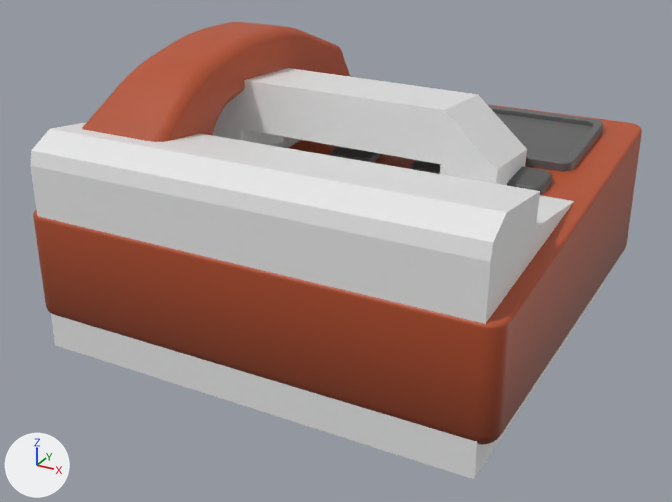
One commit to the FBX model Assets/3DModels/Alpha/Tools/phone.fbx: the scene before it, then after it.
Camera for both pictures: a 50 mm camera at (0.339, -0.653, 0.298) aimed at (-0.004, -0.028, -0.014). Lighting does not change. The marker at lower left points along +X, +Y and +Z. Where no turn or scale is listed for an object, it has been applied to the vertices.
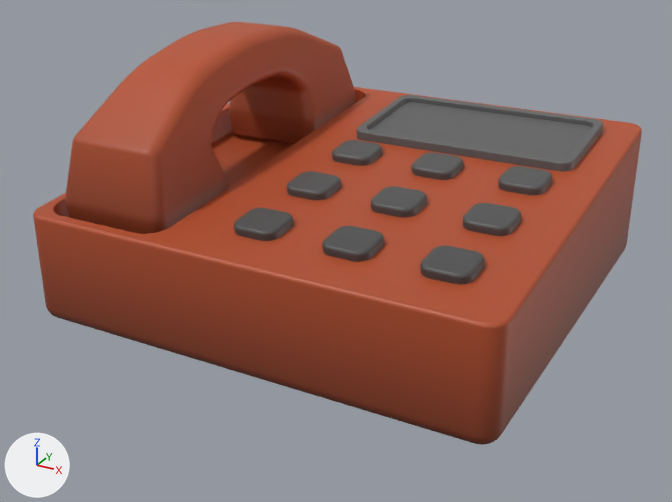
Where the newer file only moved an object's origin or applied its transform, the numbers keep the older frame.

Boxes (x1, y1, x2, y2) around the edits, measured in the pictures (672 x 502 px):
'Phone2', deleted: before (30, 68, 603, 479)

Diff of the bpy script that builds the scene:
```diff
--- a/Assets/3DModels/Alpha/Tools/phone.fbx.py
+++ b/Assets/3DModels/Alpha/Tools/phone.fbx.py
@@ ob_phone2 @@
-ob_phone2 = bpy.data.objects.new('Phone2', me_cube_009)
-ob_phone2.location = (0.0, 0.0, 0.0)
```
